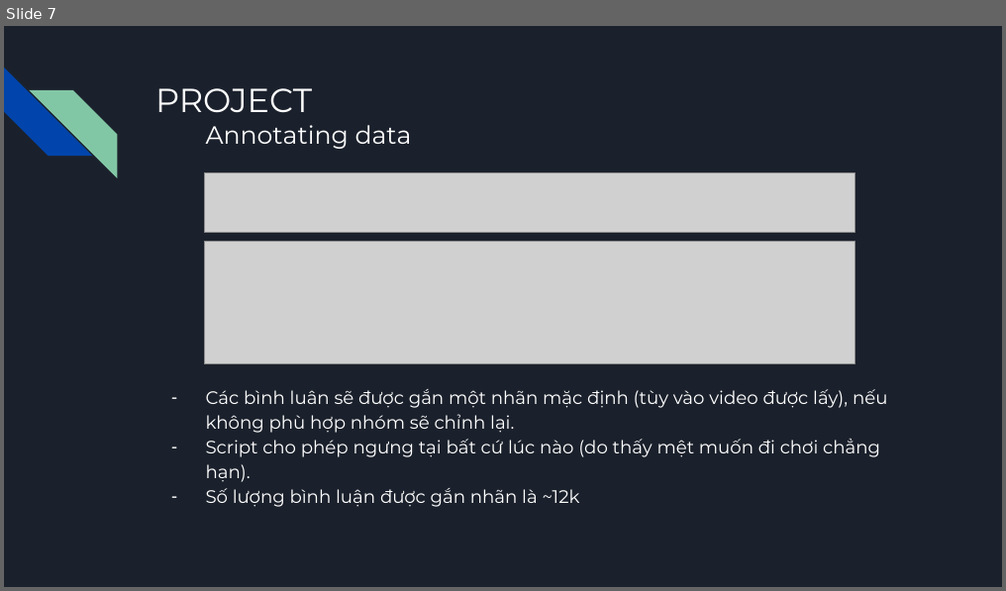
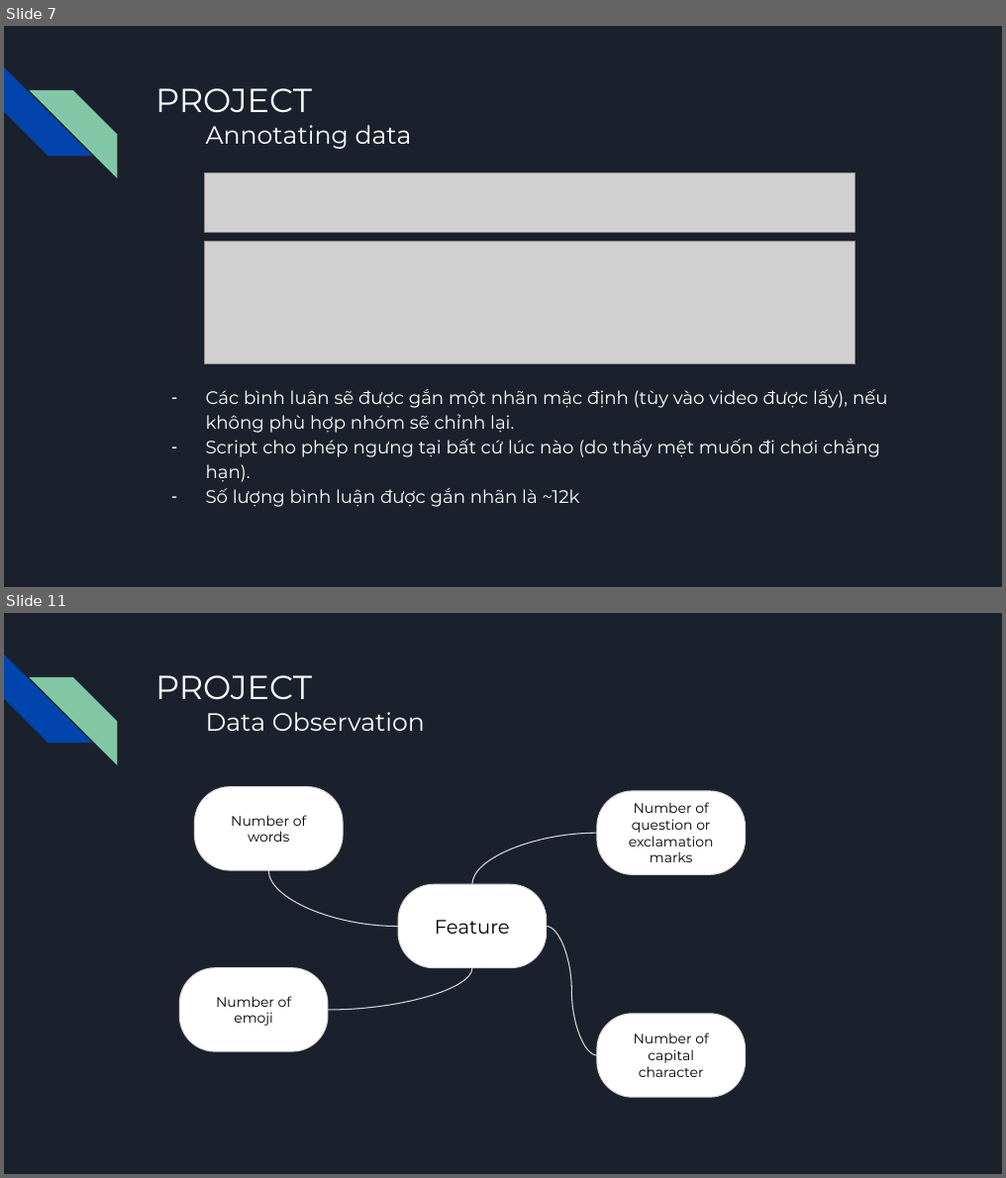
Before and after one commit to nghiaplt/DataScienceFinalProject, a slide deck: Slide.pptx. Shown one above the other, each under a label of ours: slide 7 before the commit, slides 7 and 11 after it; the slides between them are not shown. The pictures are 1006x591 and 1006x1178 pixels, drawn with LibreOffice and Linux fonts; fonts in the diff are those of the drawing; grey boxes stand for pictures. Boxes give left, top, right and bottom in pixels: in the first picture for what was removed or moved away, otherwise in the second. Text is boxed around its words. In the diff, an @@ line names an element or a change of style, - is before the commit and + after.

```diff
--- a/Slide.pptx
+++ b/Slide.pptx
@@ slide 11 added at box(4, 613, 1002, 1174), background #1B212C; not listed: 2 template elements that a slide beside it also shows @@
@@ title added at box(155, 675, 425, 731), 18 pt, text #FFFFFF @@
+PROJECT
+Data Observation
@@ rounded rectangle added at box(195, 786, 343, 870), fill #FFFFFF, outline #D9D9D9 0.75 pt, 10 pt, text #000000 @@
+Number of words
@@ rounded rectangle added at box(597, 791, 745, 875), fill #FFFFFF, outline #D9D9D9 0.75 pt, 10 pt, text #000000 @@
+Number of question or exclamation marks
@@ curved line added from (597, 833) to (472, 884), #D9D9D9 0.75 pt @@
@@ curved line added from (268, 870) to (398, 927), #D9D9D9 0.75 pt @@
@@ rounded rectangle added at box(398, 884, 546, 968), fill #FFFFFF, outline #D9D9D9 0.75 pt, 14 pt, text #000000 @@
+Feature
@@ curved line added from (597, 1057) to (546, 927), #D9D9D9 0.75 pt @@
@@ rounded rectangle added at box(179, 968, 328, 1053), fill #FFFFFF, outline #D9D9D9 0.75 pt, 10 pt, text #000000 @@
+Number of emoji
@@ curved line added from (328, 1010) to (472, 968), #D9D9D9 0.75 pt @@
@@ rounded rectangle added at box(597, 1014, 745, 1098), fill #FFFFFF, outline #D9D9D9 0.75 pt, 10 pt, text #000000 @@
+Number of capital character
```
Also in this commit, not shown: 5 slides changed, 9 other slides added, 5 slides removed, 2 other files.
